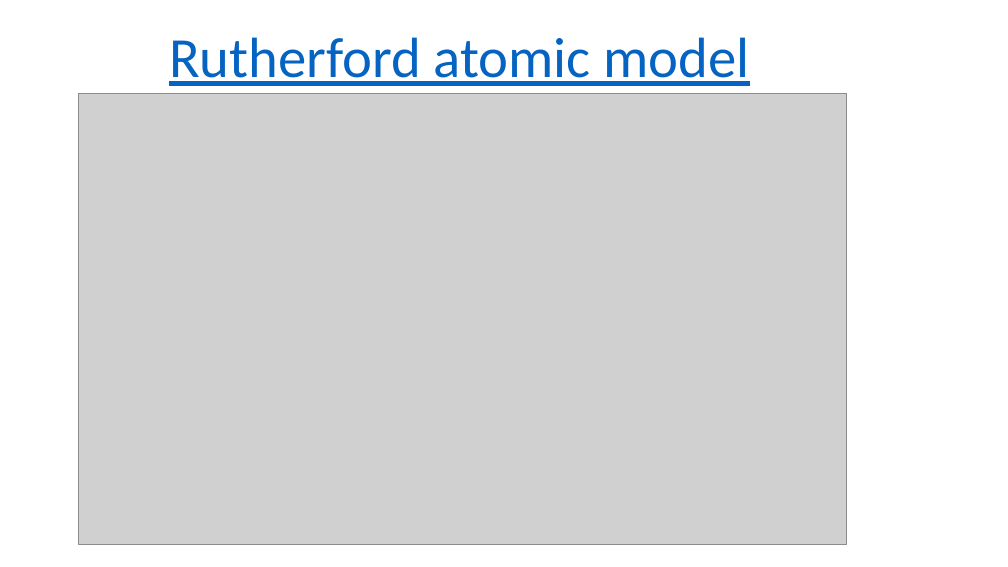
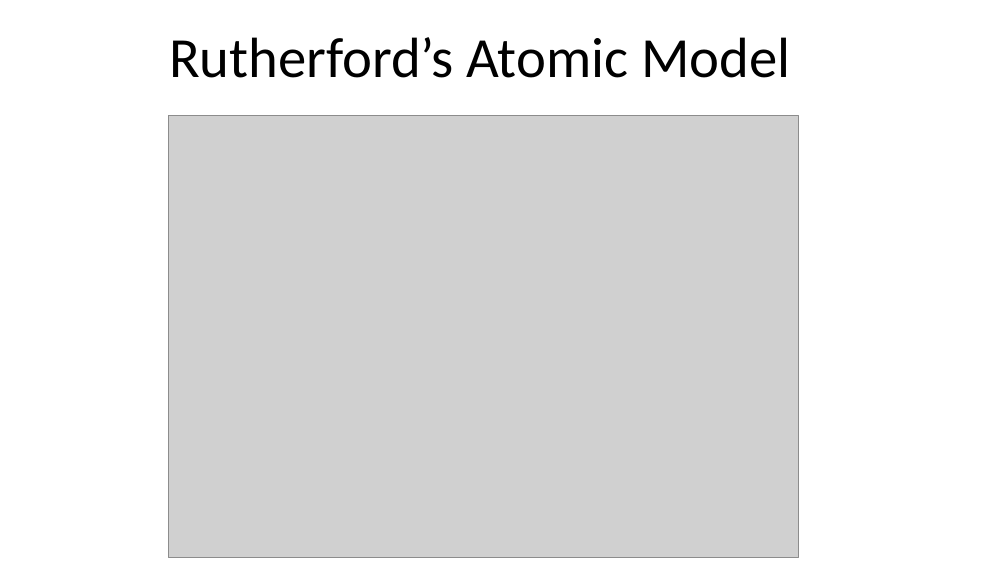
Before and after one commit to infocelab/embedded-projects, a slide deck: slide 11 of Documents/projects for schools.pptx. Drawn at 1008x567 pixels with LibreOffice and Linux fonts; fonts in the diff are those of the drawing; grey boxes stand for pictures. Boxes give left, top, right and bottom in pixels: in the first picture for what was removed or moved away, otherwise in the second. Text is boxed around its words. In the diff, an @@ line names an element or a change of style, - is before the commit and + after.

```diff
--- a/Documents/projects for schools.pptx
+++ b/Documents/projects for schools.pptx
@@ text at box(169, 37, 790, 78): text changed; text colour #0563C1 to #000000 @@
-Rutherford atomic model
+Rutherford’s Atomic Model
@@ picture: place and size @@
-picture at box(79, 94, 847, 544)
+picture at box(169, 115, 799, 557)
```
Also in this commit, not shown: 5 other slides changed, 7 slides added, 40 other files.
